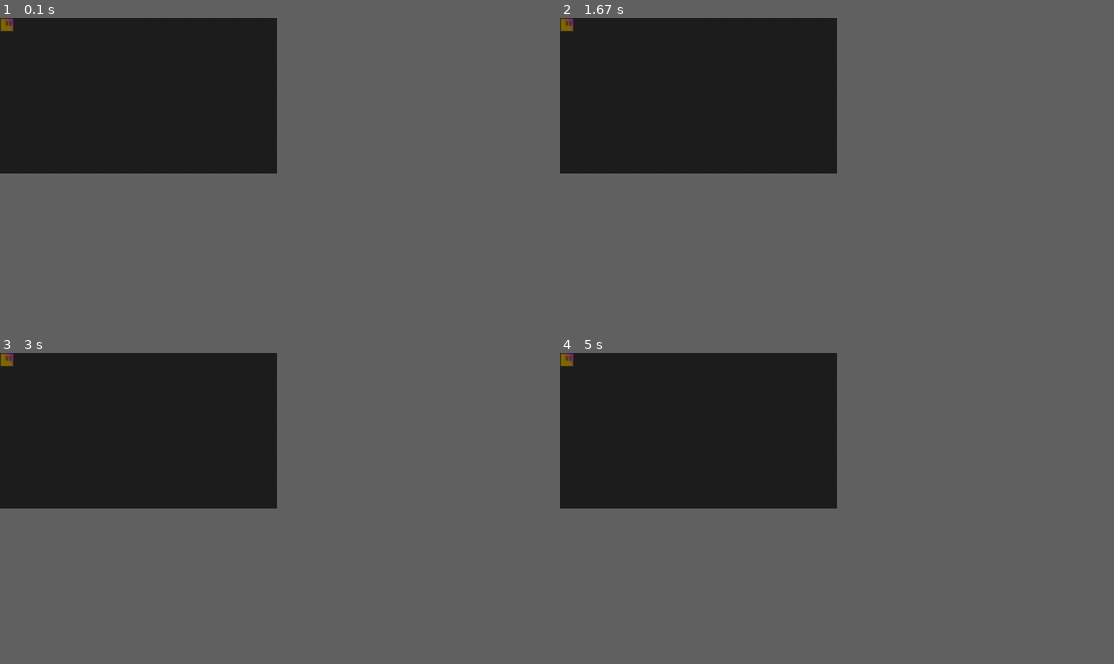
Above: before the commit, frames 1-4 (two rows, left to right).
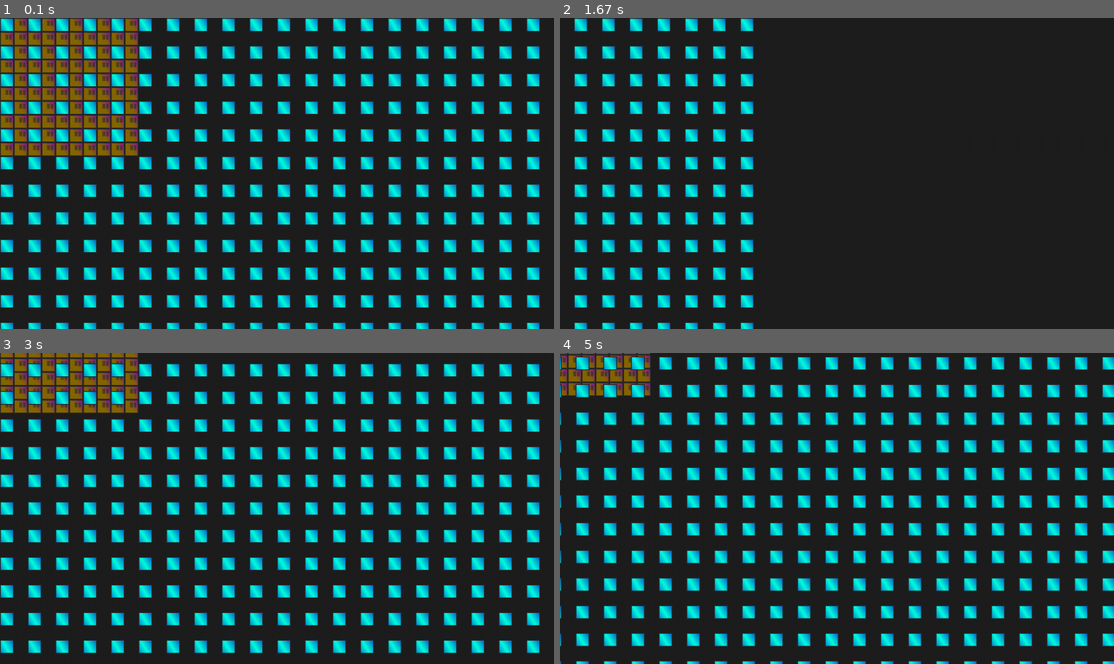
Above: after the commit, the same moments.

Repository: YohananDiamond/pygame-first
Game: pygame game, started from src/main.py
Same seed, same stepped clock (60 frames per second), same inputs: the game is played once before the commit and once after it.
Inputs:
- Up to frame 1 (0.1 s): no input
- Up to frame 2 (1.67 s): hold Right 0.33-0.8 s; hold Up 0.83-1.13 s; hold Right 1.17-1.63 s
- Up to frame 3 (3 s): hold Left 1.67-2.2 s; hold Down 2.23-2.53 s; hold Left 2.57-2.97 s
- Up to frame 4 (5 s): hold Up 3-3.37 s; hold Right 3.4-4.03 s; hold Down 4.07-4.43 s; hold Left 4.47-4.93 s; hold Right from 4.97 s (still down)
In our replay, the window is 450x253 before the commit and 900x506 after it. These sizes can differ from the game's own. Grey fills any space a smaller window leaves; there, only what the larger window draws over its background counts as a difference.

The runs differ from the first frame. In frame 1, 28% of the frame differs, in the area x 0-98%, y 0-100%; in frame 2, 7.5%; in frame 3, 23%; in frame 4, 23%.

Commit message:
Finished main code and improved makefile

Diff:
--- a/src/main.py
+++ b/src/main.py
@@ -5,15 +5,19 @@
 # -> Implement (kind of) pure functions, in most cases
 # -> Use a low amount of classes
 
+# Fold Markers
+# I'm using {{{foldmarkers}}} on this file. They work mostly with vim.
+
 # }}}
 # Importing {{{
 
 import pygame # type: ignore
+from pygame.locals import * # type: ignore
 from math import floor
 from pathlib import Path
 from typing import (
     Tuple, Callable, NamedTuple,
-    Union,
+    Union, List
 )
 from enum import Enum
 
@@ -42,10 +46,9 @@
         return f(self, self.camera, self.screen_size)
 # }}}
 class Object: # {{{
-    def __init__(self, initial_position: Float2D, sprite: pygame.Surface, parallax_coefficient: Float2D = (1.0, 1.0)):
+    def __init__(self, initial_position: Float2D, sprite: pygame.Surface):
         self.pos = Vector2D.from_Float2D(initial_position)
         self.sprite = sprite
-        self.parallax_coefficient = parallax_coefficient
 # }}}
 class Camera: # {{{
     def __init__(self, g: Game, initial_position: Float2D = (0.0, 0.0)):
@@ -53,12 +56,10 @@
         self.g = g
 
     @property # type: ignore
-    def center(self) -> Vector2D:
-        # min/max is not needed here because it is already handled in the true pos updating
-        r = Vector2D()
-        r.x = self.true_pos.x + g.screen_size[0] / 2
-        r.y = self.true_pos.y + g.screen_size[1] / 2
-        return r
+    def center(self) -> Float2D:
+        x = float(self.true_pos.x + g.screen_size[0] / 2)
+        y = float(self.true_pos.y + g.screen_size[1] / 2)
+        return (x, y)
 
     @center.setter # type: ignore
     def center(self, location: Float2D):
@@ -82,14 +83,65 @@
     def __init__(self, size: Int2D):
         self.size = size
 # }}}
+class InputKey: # {{{
+    def __init__(self, key_code: int):
+        """Holds data for a single key, represented in key_code.
+
+        `held` -> True whenever the key is pressed (held);
+
+        `first` => True only on the first frame the key is pressed;
+        then, it can only be True again if the key is released, then
+        pressed again; good for jump triggers.
+        """
+        self.held = False
+        self.first = False
+# }}}
+class InputHandler: # {{{
+    def __init__(self):
+        self.key_up = InputKey(K_UP)
+        self.key_left = InputKey(K_RIGHT)
+        self.key_right = InputKey(K_LEFT)
+        self.key_down = InputKey(K_DOWN)
+
+    def process(self):
+        # Get raw input data
+        keymap = pygame.key.get_pressed()
+
+        # Clear the first vars
+        self.key_up.first = False
+        self.key_down.first = False
+        self.key_left.first = False
+        self.key_right.first = False
+
+        # Preencher a lista de teclas pressionadas
+        if keymap[K_UP] and (not self.key_up.held):
+            self.key_up.first = True
+        if keymap[K_DOWN] and (not self.key_down.held):
+            self.key_down.first = True
+        if keymap[K_LEFT] and (not self.key_left.held):
+            self.key_left.first = True
+        if keymap[K_RIGHT] and (not self.key_right.held):
+            self.key_right.first = True
+
+        # Update the down vars
+        self.key_up.held = keymap[K_UP]
+        self.key_down.held = keymap[K_DOWN]
+        self.key_left.held = keymap[K_LEFT]
+        self.key_right.held = keymap[K_RIGHT]
+# }}}
+class Layer: # {{{
+    def __init__(self, objects: List, parallax_coefficient: Float2D):
+        self.objects = objects
+        self.parallax_coefficient = parallax_coefficient
+# }}}
 
 # }}}
 # Functions {{{
 
-def render(obj: Object, display: pygame.Surface, camera: Camera): # {{{
+def render(obj: Object, display: pygame.Surface, camera: Camera, parallax_coefficient: Float2D): # {{{
     render_pos = (
-        int((obj.pos.x - camera.true_pos.x) * obj.parallax_coefficient[0]),
-        int((obj.pos.y - camera.true_pos.y) * obj.parallax_coefficient[1]),
+        int(obj.pos.x - camera.true_pos.x * parallax_coefficient[0]),
+        int(obj.pos.y - camera.true_pos.y * parallax_coefficient[1]),
     )
 
     # TODO: check if the object is completely out of screen and, if true, don't even blit it.
@@ -100,36 +152,76 @@
 # Applying Concepts {{{
 
 def main_game(g: Game, camera: Camera, screen_size: Int2D) -> ExitCode: # {{{
-    FRAMERATE = 30
-
+    # Initialize Components {{{
+    FRAMERATE = 60
+
+    # Prepare pygame & display
     pygame.init()
     # pygame.display.set_icon(???)
     pygame.display.set_caption('&str')
     display = pygame.display.set_mode(screen_size)
 
+    # Assist objects
     clock = pygame.time.Clock()
-
-    layers = []
-    layers.append([Object((0, 0), pygame.image.load("img/char.png"), (1.0, 1.0))])
-
+    pinput = InputHandler()
+
+    # Layers
+    layers: List[Layer] = []
+    l1 = []
+    for (y, line) in enumerate([list(range(10)) for y in range(10)]):
+        for x in line:
+            l1.append(Object((x*32.0, y*32.0), pygame.image.load("img/char.png")))
+    layers.append(Layer(l1, (0.5, 0.5)))
+    l2 = []
+    for (y, line) in enumerate([list(range(50)) for y in range(50)]):
+        for x in line:
+            if (y % 2 == 0) and (x % 2 == 0):
+                l2.append(Object((x*32.0, y*32.0), pygame.image.load("img/tile1.png")))
+    layers.append(Layer(l2, (1.0, 1.0)))
+
+    # Running Variable
     running = True
+    # }}}
+    # Main Loop {{{
     while running:
-
+        # Processing {{{
+        pinput.process()
         clock.tick(FRAMERATE)
+        # }}}
+        # Main {{{
+        SPEED = 20
+        if pinput.key_up.held:
+            camera.true_pos.y -= SPEED
+        elif pinput.key_down.held:
+            camera.true_pos.y += SPEED
+
+        if pinput.key_left.held:
+            camera.true_pos.x -= SPEED
+        if pinput.key_right.held:
+            camera.true_pos.x += SPEED
+        # }}}
+        # Screen Updating {{{
+        # Weird hack to limit camera bounds.
+        camera.center = camera.center
 
         # Screen blitting
         display.fill((30, 30, 30))
         for layer in layers:
-            for obj in layer:
-                render(obj, display, camera)
+            for obj in layer.objects:
+                render(obj, display, camera, layer.parallax_coefficient)
 
         pygame.display.flip()
-
+        # }}}
+        # Event Managing {{{
+        for event in pygame.event.get():
+            if event.type == QUIT: # type: ignore
+                running = False
+        # }}}
+    # }}}
     return 0
 # }}}
-
 if __name__ == "__main__": # {{{
-    g = Game((640, 360), Scene((700, 700)))
+    g = Game((16*80, 9*80), Scene((1366, 768)))
     g.link_camera(Camera(g, (0.0, 0.0)))
     g.runtime_function(main_game)
 # }}}
Not shown, changed: src/Makefile
